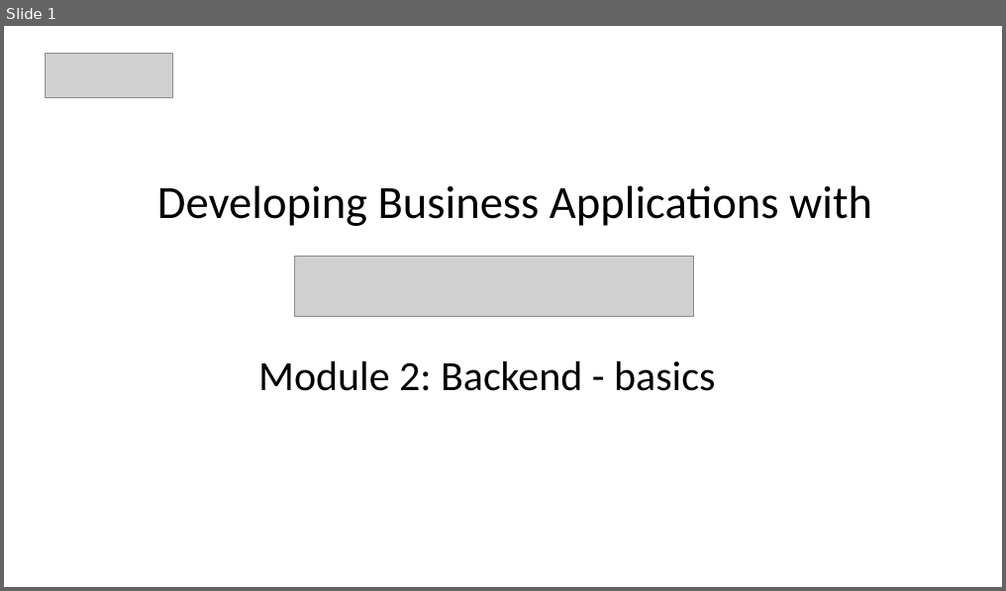
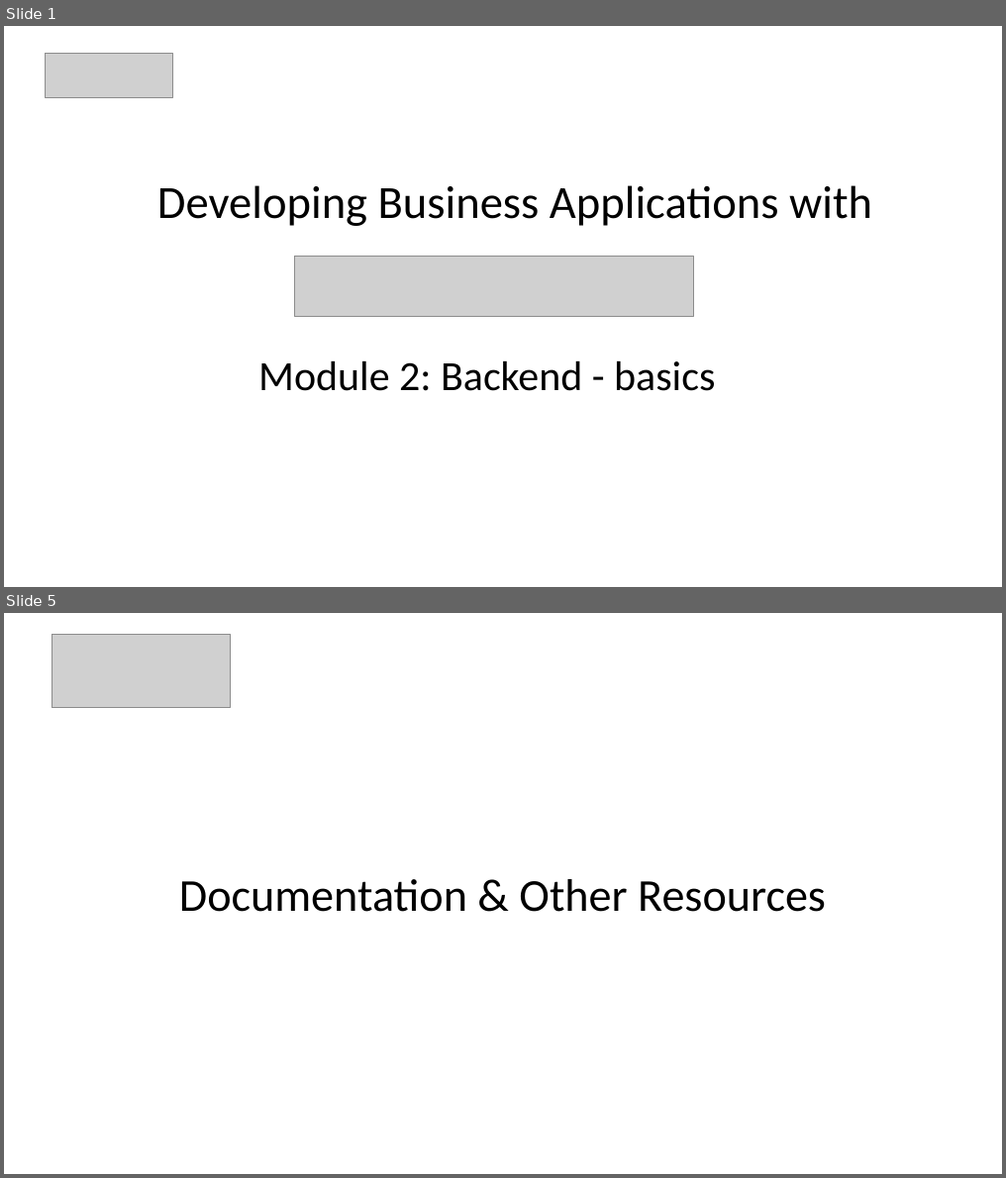
Before and after one commit to DHI/DomainServicesCourse, a slide deck: Presentations/DS-course-2-backend-basics.pptx. Shown one above the other, each under a label of ours: slide 1 before the commit, slides 1 and 5 after it; the slides between them are not shown. The pictures are 1006x591 and 1006x1178 pixels, drawn with LibreOffice and Linux fonts; fonts in the diff are those of the drawing; grey boxes stand for pictures. Boxes give left, top, right and bottom in pixels: in the first picture for what was removed or moved away, otherwise in the second. Text is boxed around its words. In the diff, an @@ line names an element or a change of style, - is before the commit and + after.

```diff
--- a/Presentations/DS-course-2-backend-basics.pptx
+++ b/Presentations/DS-course-2-backend-basics.pptx
@@ slide 5 added at (x1=4, y1=613, x2=1002, y2=1174), background #FFFFFF @@
@@ picture added at (x1=52, y1=634, x2=230, y2=707) @@
@@ text added at (x1=179, y1=879, x2=826, y2=912), 44 pt, text #000000 @@
+Documentation & Other Resources
```
Also in this commit, not shown: 26 slides changed, 12 other slides added, 4 slides removed, 1 other file.
